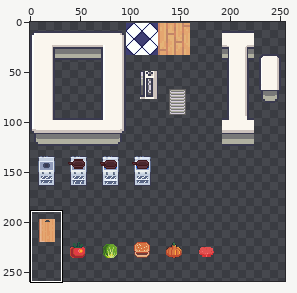
Sprite sheet -- assets/piazza_assets.png. The picture above shows the old version from afar; the outline marks the close-up.
Close-up. Before:
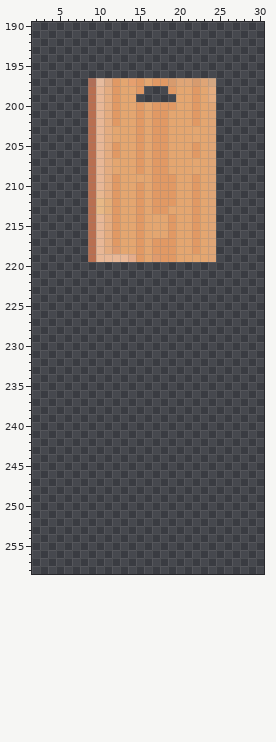
The file is 320x320 pixels. Colours within 5 levels of each other are drawn and written as one. Shown: x 2..30, y 190..258. The wide view leaves out empty margins. The commit also changed other parts of the picture, which this record leaves out.
Once edited:
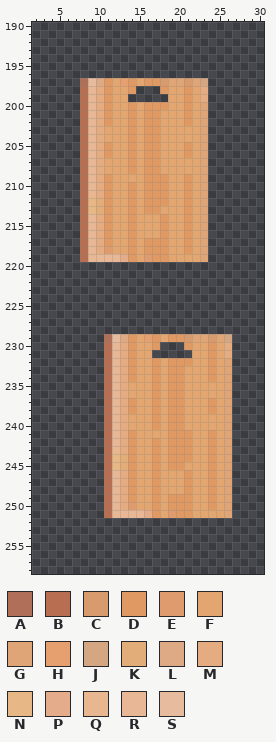
Palette (. is transparent): A #b06f58  B #b86f51  C #d79b6e  D #e19964  E #df9b6d  F #e4a670  G #dfa576  H #e6a06f  J #d4a782  K #e3ad79  L #ddaa85  M #e4ac80  N #e7b886  P #e4ac8a  Q #e8b790  R #e8b796  S #e6bb9e
The edit:
y 197: x 8..16 .ASLDFHDF -> ASLDFHDFD; x 18..19 DC -> CG; x 21..24 GCGJ -> CGJ.
y 198: x 8..12 .BRMD -> BRMDF; x 14..15 FD -> D.; x 18..19 .D -> DF; x 21..24 FDFM -> DFM.
y 199: x 8..12 .BRMD -> BRMDF; x 14 F -> .; x 19 . -> F; x 21..24 FDFM -> DFM.
y 200: x 8..12 .BRMD -> BRMDF; x 14..16 FDF -> DFD; x 19 D -> F; x 21..24 FDFG -> DFG.
y 201..202: x 8..12 .BRMD -> BRMDF; x 14..16 FDF -> DFD; x 18 D -> F; x 21..24 FDFG -> DFG.
y 203..204: x 8..11 .BRM -> BRMF; x 14..16 FDF -> DFD; x 18 D -> F; x 23..24 FG -> G.
y 205..206: x 8..12 .BRMD -> BRMDF; x 14..16 FDF -> DFD; x 18 D -> F; x 21..24 FDFG -> DFG.
y 207..208: x 8..11 .BRM -> BRMF; x 14..16 FDF -> DFD; x 18 D -> F; x 23..24 FG -> G.
y 209: x 8..12 .BRMD -> BRMDF; x 16 F -> D; x 19 D -> F; x 21..24 FDFG -> DFG.
y 210: x 8..12 .BRMD -> BRMDF; x 14..16 FDF -> DFD; x 19 D -> F; x 21..24 FDFG -> DFG.
y 211: x 8..12 .BQMD -> BQMDF; x 14..16 FDF -> DFD; x 19 D -> F; x 21..24 FDFG -> DFG.
y 212: x 8..12 .BNKD -> BNKDF; x 14..16 FDF -> DFD; x 19 D -> F; x 21..24 FDFG -> DFG.
y 213: x 8..12 .BNKD -> BNKDF; x 14..16 FDF -> DFD; x 18 D -> F; x 21..24 FDFG -> DFG.
y 214..216: x 8..12 .BRMD -> BRMDF; x 14..15 FD -> DF; x 18..19 FD -> DF; x 21..24 FDFG -> DFG.
y 217: x 8..12 .BRMD -> BRMDF; x 14..16 FDF -> DFD; x 19 D -> F; x 21..24 FDFG -> DFG.
y 218: x 8..12 .BRME -> BRMEF; x 14..16 FDF -> DFD; x 19 D -> F; x 21..24 FDFG -> DFG.
y 219: x 8..9 .B -> BR; x 13..17 RPDFE -> PDFED; x 19 D -> F; x 23..24 FG -> G.
y 229: x 11..26 ................ -> ASLDFHDFDDCGGCGJ
y 230: x 11..17 ....... -> BRMDFFD; x 21..26 ...... -> DFFDFM
y 231: x 11..16 ...... -> BRMDFF; x 22..26 ..... -> FFDFM
y 232: x 11..26 ................ -> BRMDFFDFDDDFFDFG
y 233..234: x 11..26 ................ -> BRMDFFDFDDFFFDFG
y 235..236: x 11..26 ................ -> BRMFFFDFDDFFFFFG
y 237..238: x 11..26 ................ -> BRMDFFDFDDFFFDFG
y 239..240: x 11..26 ................ -> BRMFFFDFDDFFFFFG
y 241: x 11..26 ................ -> BRMDFFFFDDDFFDFG
y 242: x 11..26 ................ -> BRMDFFDFDDDFFDFG
y 243: x 11..26 ................ -> BQMDFFDFDDDFFDFG
y 244: x 11..26 ................ -> BNKDFFDFDDDFFDFG
y 245: x 11..26 ................ -> BNKDFFDFDDFFFDFG
y 246..248: x 11..26 ................ -> BRMDFFDFFFDFFDFG
y 249: x 11..26 ................ -> BRMDFFDFDDDFFDFG
y 250: x 11..26 ................ -> BRMEFFDFDDDFFDFG
y 251: x 11..26 ................ -> BRRRRPDFEDDFFFFG
Changed places in both close-ups, as pixel boxes (x1, y1, x2, y2):
changed: (80, 78, 216, 262)
added: (104, 334, 232, 518)
